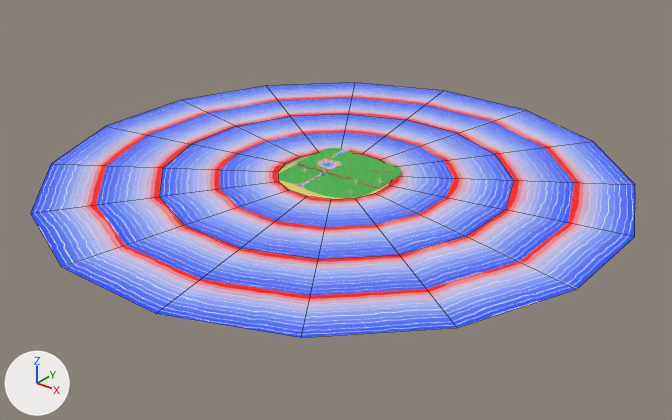
Two versions of the Blender file res/character.blend, one commit apart.
Camera for both pictures: a 50 mm camera at (1487.0, -1857.0, 1049.0) aimed at (19.0, -23.0, -89.0). Lighting does not change. The marker at lower left points along +X, +Y and +Z. Mesh edges are drawn as thin lines on the coarser meshes.

The first picture shows 'env_ground_physfloor', 'env_water'.
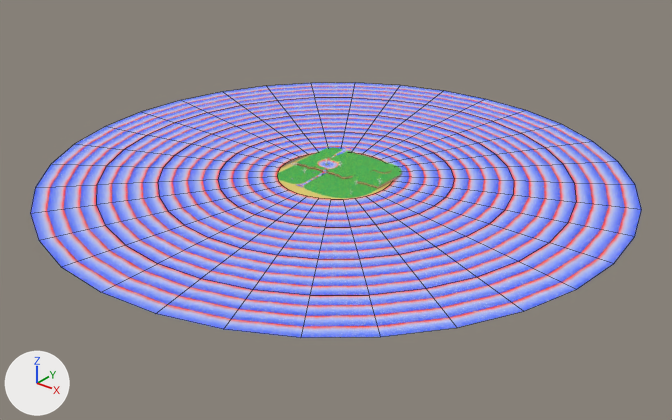
Location of each change, (x1, y1, x2, y2) in pixels of the pictures (672 x 420 px):
'env_water', surface changed, modifiers changed
    before: (31, 83, 635, 338)
    after: (31, 83, 641, 338)

The edits, one by one:
me_plane_001 has 16 vertices, 8 faces and spans x -243.0..243.0, y -229.0..257.0, z 0.0.
me_plane_001 is used by ob_env_water; location (-9.0, 63.0, 0.0); scale (-3.67, -3.67, -3.67).
me_plane_001 part 1: texture (UV) coordinates of 8 of 8 faces, centred in x -135.0..135.0, y -121.0..148.0, z 0.0, changed; they spanned u 0.0..4.0, v -3.0..1.0 and now span u 0.0..64.0, v -15.0..1.0.
Object 'env_water' (ob_env_water) has a SUBSURF modifier named 'Subdivision'.
Modifier setting removed (it was render_levels = 1).
Modifier setting: levels = 2.
